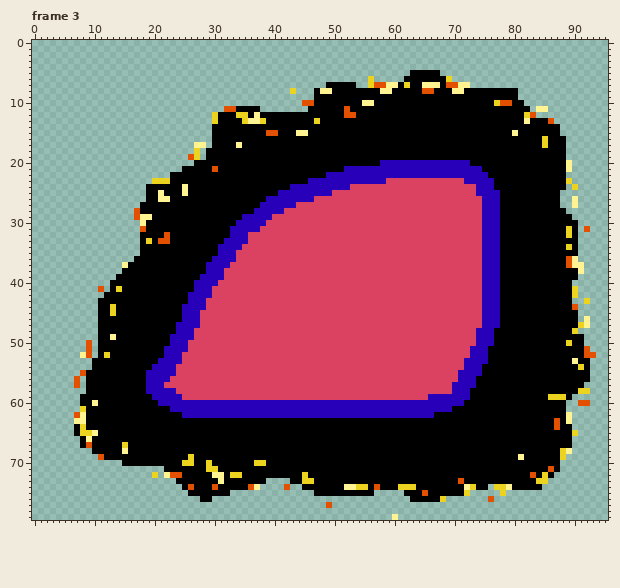
Pixel-art file -- Assets/Raw/Sprites/Enemies/Boss4/PhaseSwitch/Right_1.aseprite. The picture above was drawn from the file before the commit.
96x80 pixels, 8 frames. Shown: frame 3. The commit also changed other frames, which this record leaves out.
Once edited:
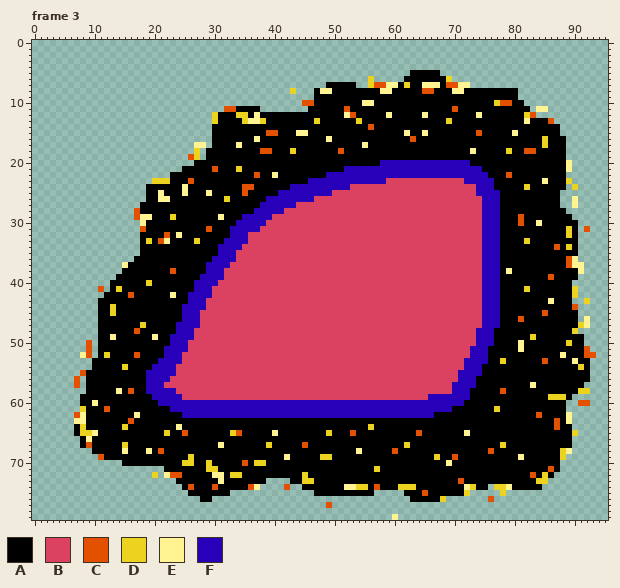
Palette (. is transparent): A #000000  B #db4161  C #e35100  D #ebd320  E #fff392  F #2800ba
The edit:
Frame 3, layer "Base":
Colour C replaces colour A in row 11 at x 70; in row 14 at x 56; in row 15 at x 74; in row 16 at x 63; in row 18 at x 38 to 39, 51 and 82 to 83; in row 22 at x 37 and 79.
Colour C replaces colour A in row 23 at x 26; in row 24 at x 35 to 36; in row 25 at x 35; in rows 29 to 30 at x 81; in row 31 at x 29; in row 34 at x 87.
Colour C replaces colour A in row 38 at x 23; in row 39 at x 86; in row 42 at x 16; in row 45 at x 85; in row 46 at x 81; in row 48 at x 17.
Colour C replaces colour A in row 52 at x 17; in row 53 at x 85; in row 58 at x 16 and 78; in row 61 at x 12; in row 62 at x 84; in row 63 at x 16.
Colour C replaces colour A in row 65 at x 25, 34, 53 and 64; in row 67 at x 45; in row 68 at x 21, 60 and 76; in row 69 at x 70; in row 70 at x 35.
Colour D replaces colour A in row 13 at x 54 and 69; in row 18 at x 43 and 79; in row 21 at x 34; in row 24 at x 82; in row 26 at x 32; in row 29 at x 23.
Colour D replaces colour A in row 33 at x 27 and 82; in row 40 at x 19; in row 41 at x 82; in row 47 at x 18; in row 49 at x 83; in row 53 at x 78.
Colour D replaces colour A in row 54 at x 15; in row 61 at x 77; in row 64 at x 15 and 56; in row 65 at x 22, 33 and 49; in row 67 at x 39, 62 and 78; in row 69 at x 48 to 49 and 67.
Colour D replaces colour A in row 71 at x 57.
Colour E replaces colour A in row 12 at x 59, 65 and 74; in row 15 at x 62 and 65; in row 16 at x 37 and 49; in row 17 at x 55; in row 18 at x 73; in row 22 at x 40.
Colour E replaces colour A in row 23 at x 85; in row 25 at x 29; in row 29 at x 31; in row 30 at x 84; in row 32 at x 24; in row 38 at x 79.
Colour E replaces colour A in row 42 at x 23; in row 43 at x 86; in row 49 at x 20; in rows 50 to 51 at x 81; in row 52 at x 88; in row 57 at x 83.
Colour E replaces colour A in row 58 at x 14; in row 62 at x 17; in row 64 at x 24; in row 65 at x 40 and 72; in row 67 at x 31; in row 68 at x 19 and 54.
Colour E replaces colour A in row 69 at x 42; in row 70 at x 69.
Colour E replaces colour C in row 12 at x 52; in row 33 at x 22.
Pixel boxes of the changes (left, top, right, bottom) in both pictures:
changed: (446, 106, 482, 154)
changed: (104, 112, 428, 472)
changed: (500, 148, 566, 364)
changed: (464, 382, 542, 454)
changed: (434, 454, 458, 466)
